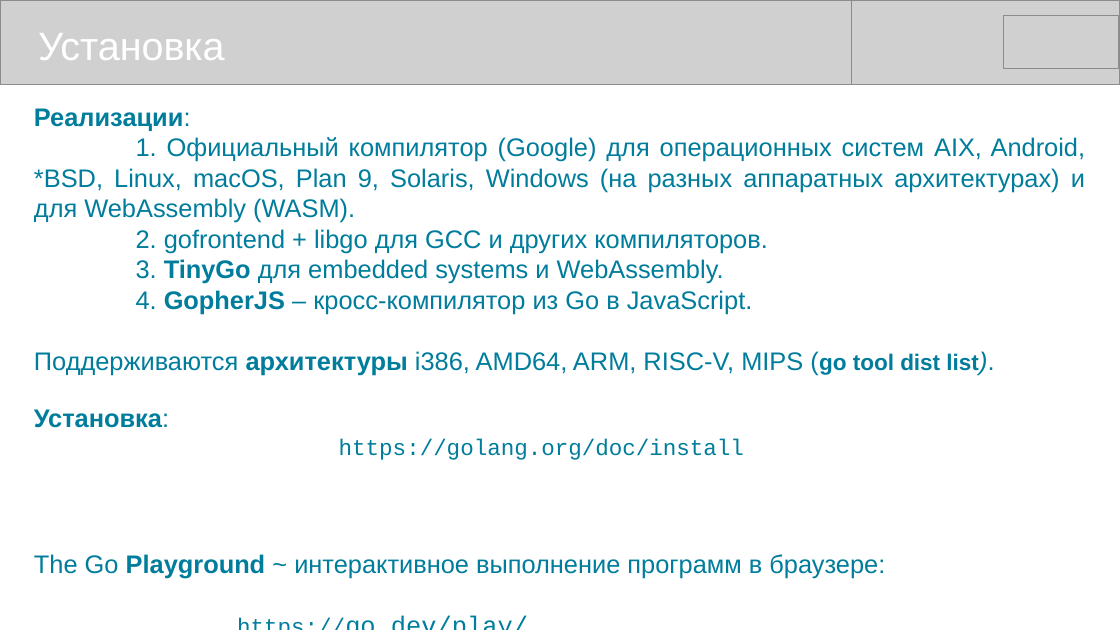
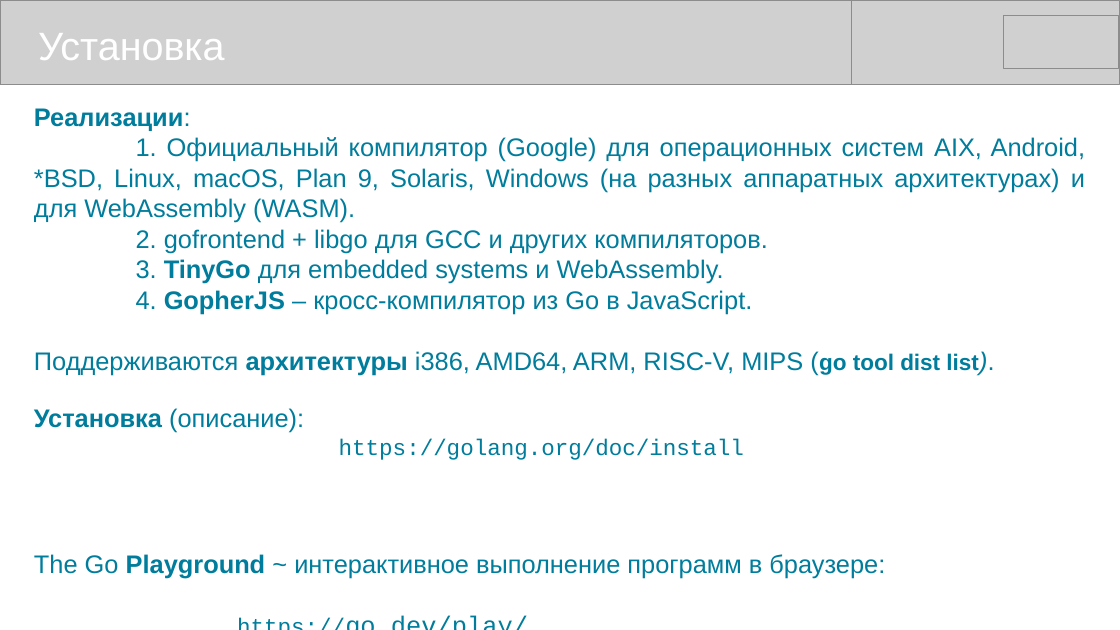
Before and after one commit to mike-shock/Go_language, a slide deck: slide 7 of Go_Intro.odp. Drawn at 1120x630 pixels with LibreOffice and Linux fonts; fonts in the diff are those of the drawing; grey boxes stand for pictures. Boxes give left, top, right and bottom in pixels: in the first picture for what was removed or moved away, otherwise in the second. Text is boxed around its words. In the diff, an @@ line names an element or a change of style, - is before the commit and + after.

```diff
--- a/Go_Intro.odp
+++ b/Go_Intro.odp
@@ text at (x1=34, y1=408, x2=304, y2=433): text changed; bold off @@
-Установка:
+Установка (описание):
```
Also in this commit, not shown: 3 other slides changed, 3 other files.
